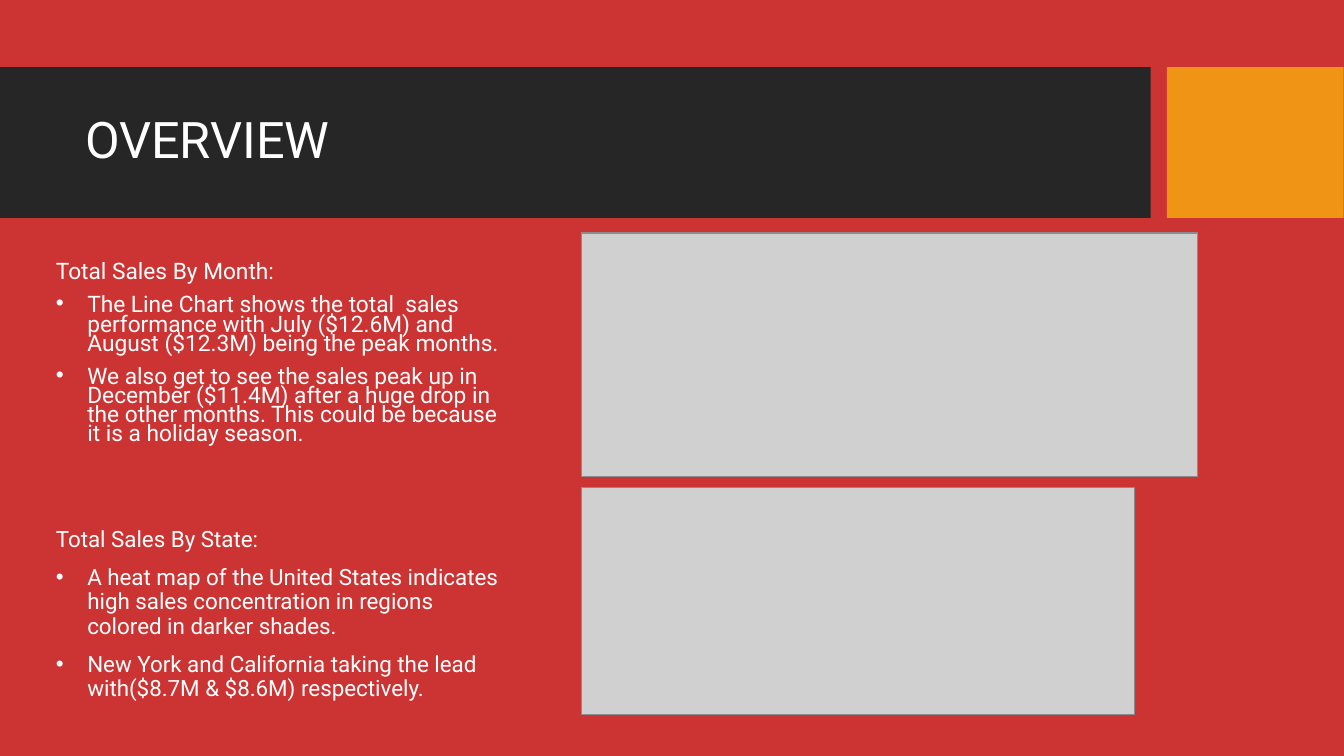
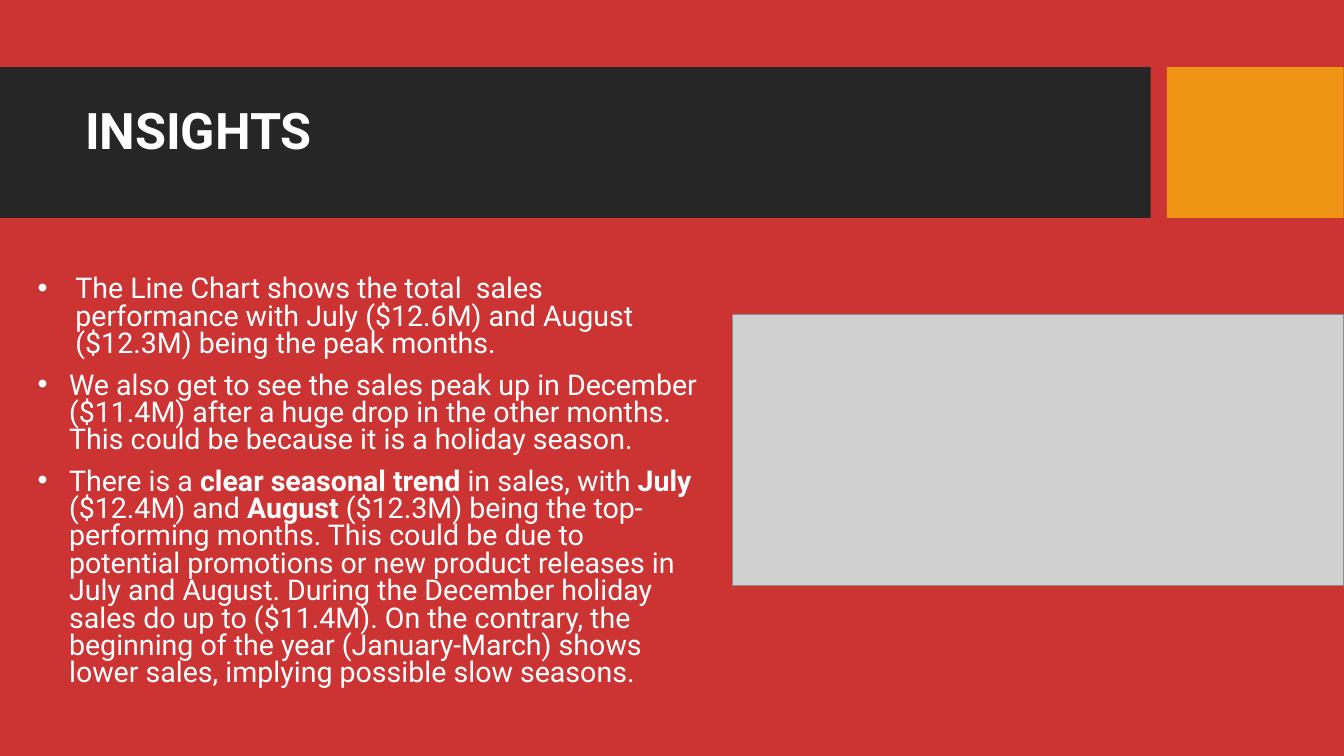
Before and after one commit to MaureenKamore/Adidas-Sales-Analysis, a slide deck: slide 5 of ADIDAS SALES ANALYSIS PROJECTS.pptx. Drawn at 1344x756 pixels with LibreOffice and Linux fonts; fonts in the diff are those of the drawing; grey boxes stand for pictures; background and template pictures are left out. Boxes give left, top, right and bottom in pixels: in the first picture for what was removed or moved away, otherwise in the second. Text is boxed around its words. In the diff, an @@ line names an element or a change of style, - is before the commit and + after.

```diff
--- a/ADIDAS SALES ANALYSIS PROJECTS.pptx
+++ b/ADIDAS SALES ANALYSIS PROJECTS.pptx
@@ title at box(85, 112, 312, 150): text changed; bold on @@
-OVERVIEW
+INSIGHTS
@@ text "The Line Chart shows the ...": place and size @@
-text "The Line Chart shows the ..." at box(56, 262, 499, 446)
+text "The Line Chart shows the ..." at box(69, 276, 697, 688)
@@ text at box(56, 262, 274, 284): paragraph removed @@
-Total Sales By Month:
@@ text at box(69, 276, 697, 455): size 16.2 to 20.4 pt in "The Line Chart shows the total sales ...", "We also get to see the sales ..."; indent changed; line spacing 0.7 to 0.8 @@
@@ picture: place and size @@
-picture at box(582, 233, 1199, 476)
+picture at box(732, 315, 1344, 586)
@@ text at box(69, 469, 692, 688): paragraph added @@
+• There is a clear seasonal trend in sales, with July ($12.4M) and August ($12.3M) being the top-performing months. This could be due to potential promotions or new product releases in July and August. During the December holiday sales do up to ($11.4M). On the contrary, the beginning of the year (January-March) shows lower sales, implying possible slow seasons.
@@ picture removed at box(582, 488, 1135, 715) @@
@@ text removed at box(56, 530, 498, 701) @@
-Total Sales By State:
-• A heat map of the United States indicates high sales concentration in regions colored in darker shades.
-• New York and California taking the lead with($8.7M & $8.6M) respectively.
```
Also in this commit, not shown: 5 other slides changed, 3 slides added, 4 slides removed.
